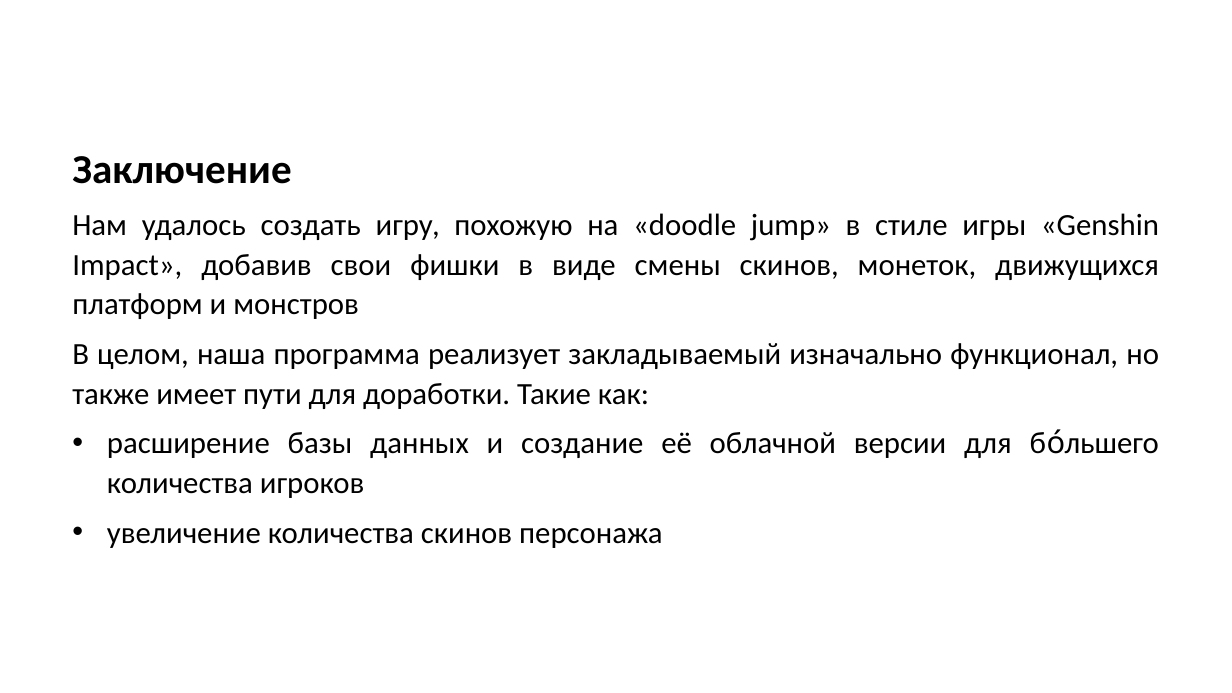
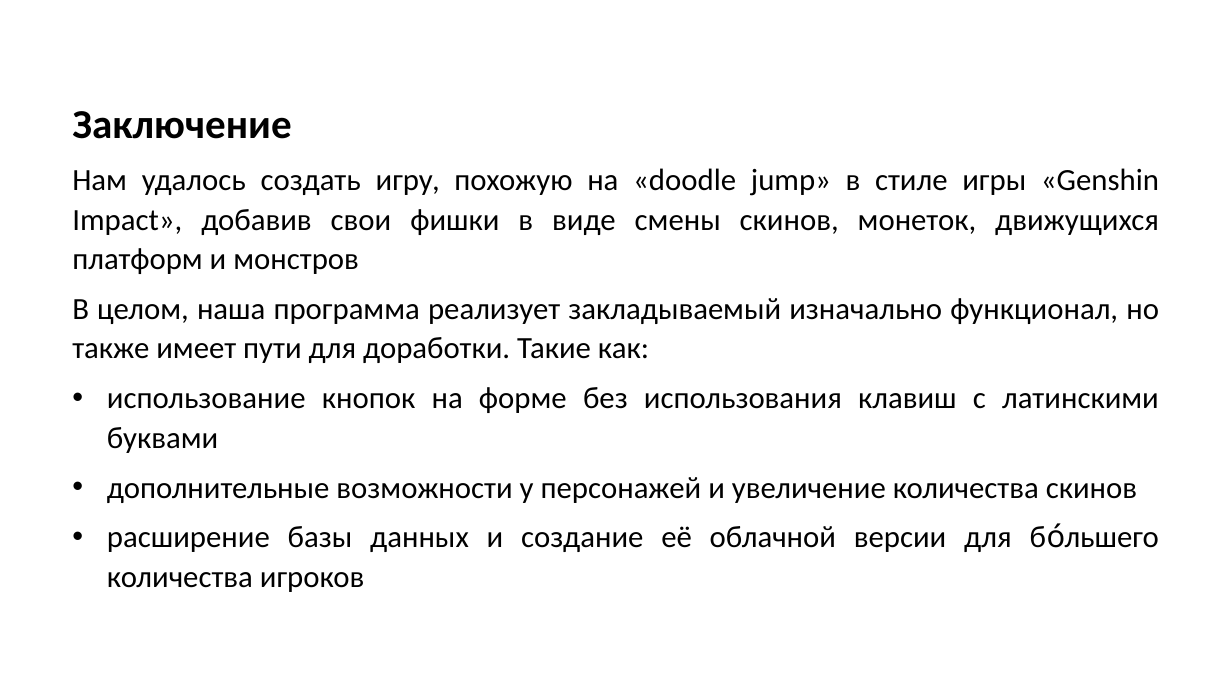
Before and after one commit to tulpr/doodle_jump, a slide deck: slide 6 of jump_present_new.pptx. Drawn at 1232x693 pixels with LibreOffice and Linux fonts; fonts in the diff are those of the drawing; background and template pictures are left out. Boxes give left, top, right and bottom in pixels: in the first picture for what was removed or moved away, otherwise in the second. Text is boxed around its words. In the diff, an @@ line names an element or a change of style, - is before the commit and + after.

Commit message:
презентация 0.6

```diff
--- a/jump_present_new.pptx
+++ b/jump_present_new.pptx
@@ text "Заключение": place and size @@
-text "Заключение" at (72,156,1159,548)
+text "Заключение" at (72,111,1159,592)
@@ text at (107,387,1159,503): paragraphs added @@
+• использование кнопок на форме без использования клавиш с латинскими буквами
+• дополнительные возможности у персонажей и увеличение количества скинов
@@ text at (107,528,662,548): paragraph removed @@
-• увеличение количества скинов персонажа
```
